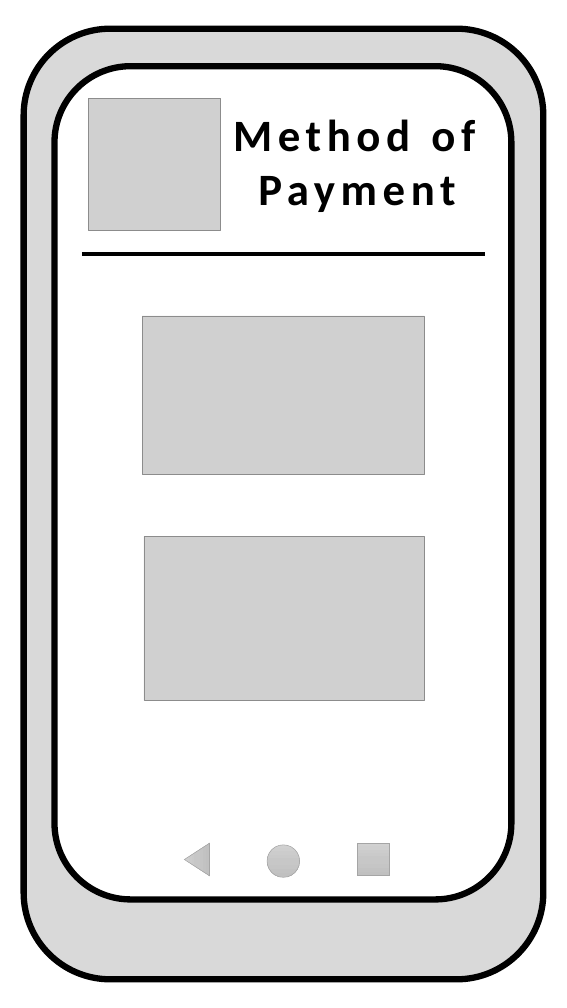
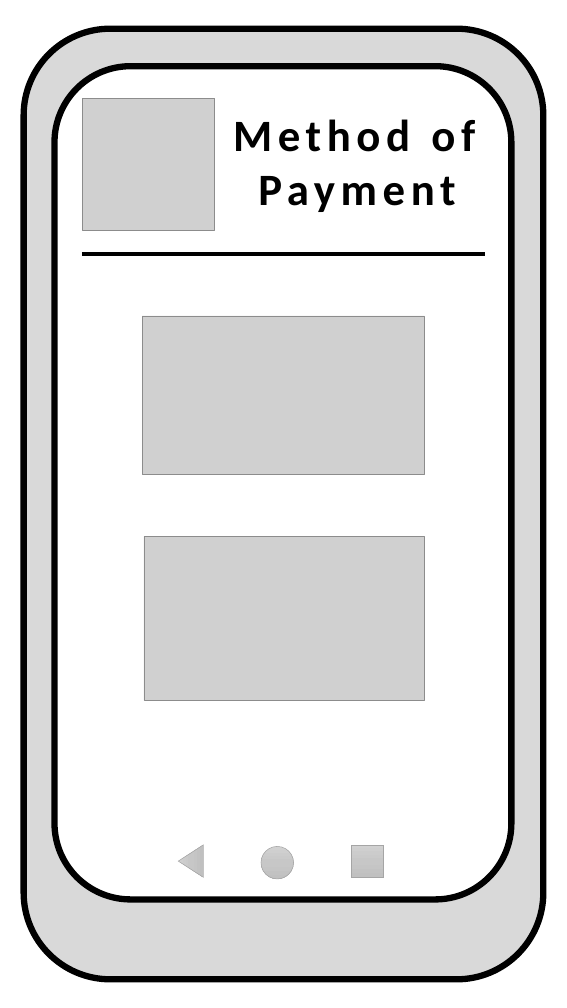
Before and after one commit to pmmanalang/userdes-SF181-A1-Manalang-Timo, a slide deck: slide 10 of Digital Mockup/Static-PrototypeVer.1.pptx (slide 12 before the commit). Drawn at 567x1008 pixels with LibreOffice and Linux fonts; fonts in the diff are those of the drawing; grey boxes stand for pictures; background and template pictures are left out. Boxes give left, top, right and bottom in pixels: in the first picture for what was removed or moved away, otherwise in the second. Text is boxed around its words. In the diff, an @@ line names an element or a change of style, - is before the commit and + after.

```diff
--- a/Digital Mockup/Static-PrototypeVer.1.pptx
+++ b/Digital Mockup/Static-PrototypeVer.1.pptx
@@ 1 picture, 1 ellipse, 1 triangle, 1 rectangle: place and size @@
-1 picture, 1 ellipse, 1 triangle, 1 rectangle at (88, 98, 389, 878)
+1 picture, 1 ellipse, 1 triangle, 1 rectangle at (82, 98, 383, 879)
```
Also in this commit, not shown: 3 other slides changed, 4 slides added, 2 slides removed.
